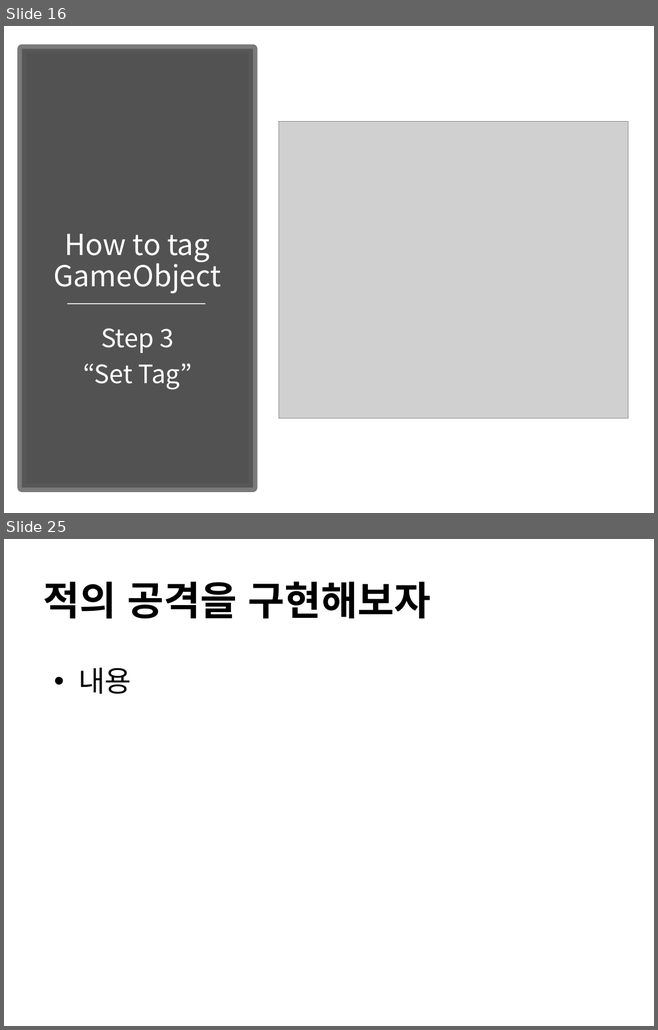
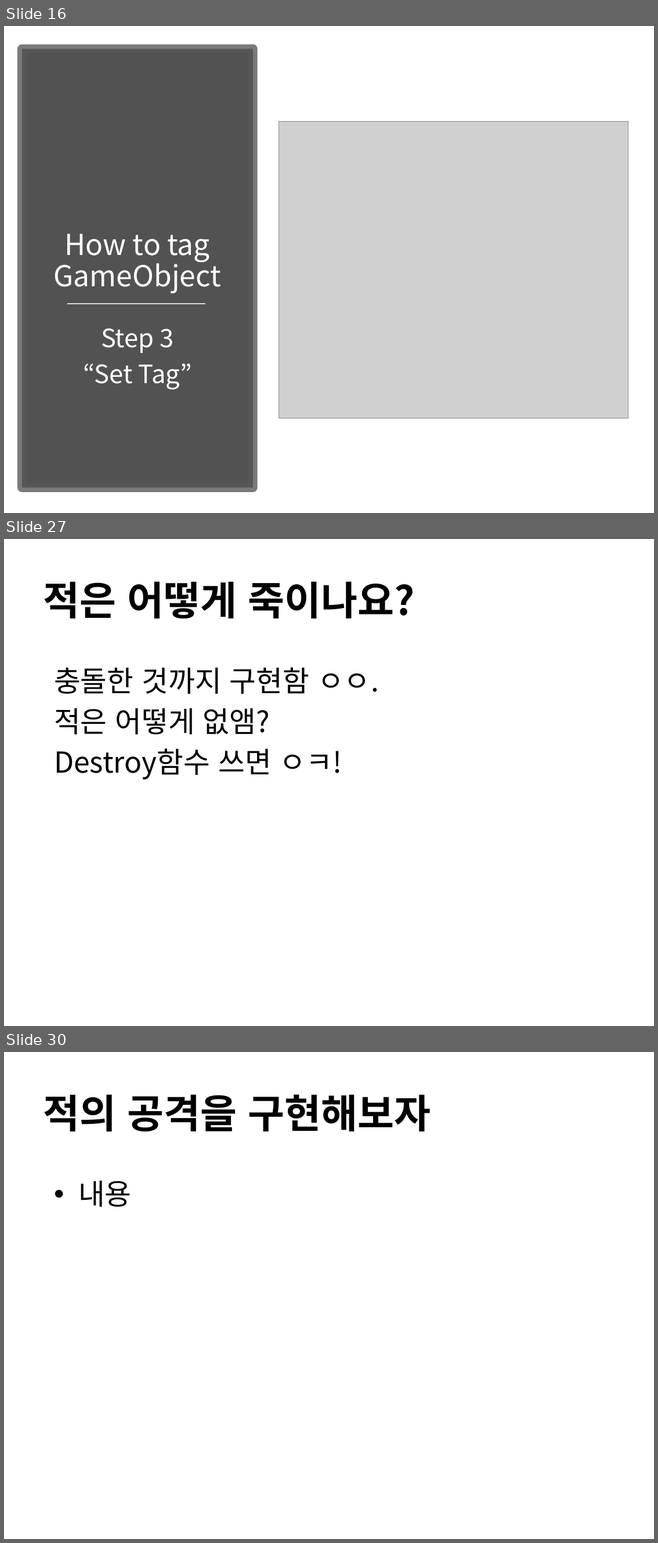
Before and after one commit to IamGroooooot/cien-unity-2019, a slide deck: 2주차.pptx. Shown one above the other, each under a label of ours: slides 16 and 25 before the commit, slides 16, 27 and 30 after it; the slides between them are not shown. The pictures are 658x1030 and 658x1543 pixels, drawn with LibreOffice and Linux fonts; fonts in the diff are those of the drawing; grey boxes stand for pictures. Boxes give left, top, right and bottom in pixels: in the first picture for what was removed or moved away, otherwise in the second. Text is boxed around its words. In the diff, an @@ line names an element or a change of style, - is before the commit and + after.

Commit message:
2주차 때 대충 어떻게 할지 구상하고 대충 피피티 만듦

```diff
--- a/2주차.pptx
+++ b/2주차.pptx
@@ slide 27 added at <box>4,539,654,1026</box>, background #FFFFFF @@
@@ title added at <box>43,581,415,619</box>, 44 pt, text #000000, bold @@
+적은 어떻게 죽이나요?
@@ text added at <box>54,667,379,780</box>, 32 pt, text #000000 @@
+충돌한 것까지 구현함 ㅇㅇ.
+적은 어떻게 없앰?
+Destroy함수 쓰면 ㅇㅋ!
@@ what was slide 25 is now slide 30 @@
```
Also in this commit, not shown: 9 slides changed, 4 other slides added.
